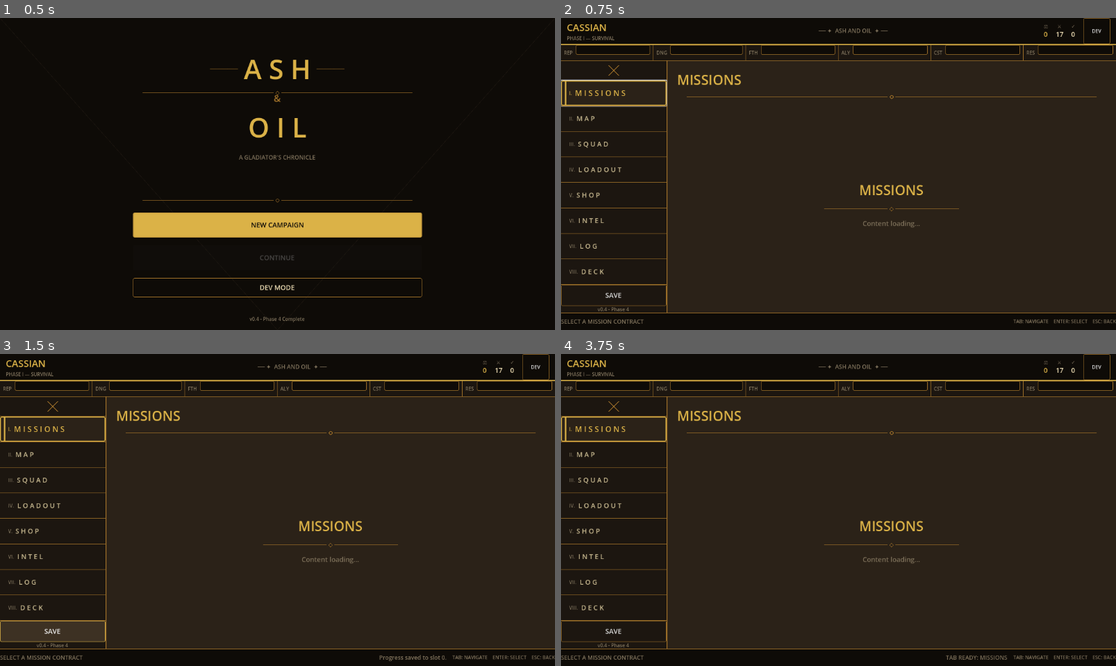
Above: before the commit, frames 1-4 (two rows, left to right).
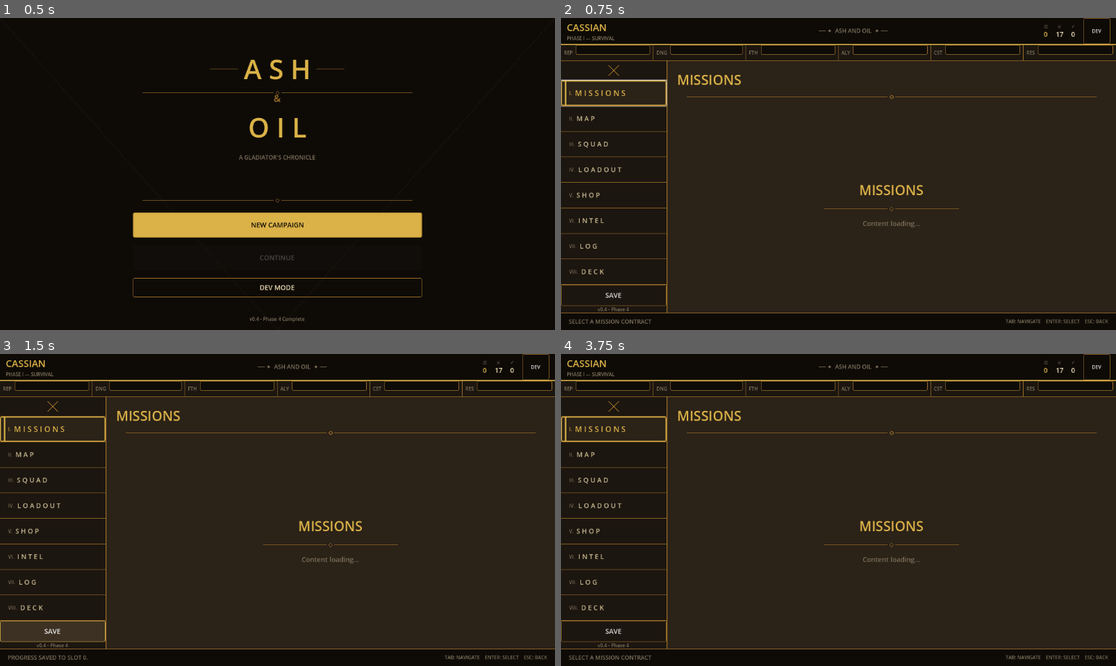
Above: after the commit, the same moments.

Repository: StoveGodCooks/ash-oil
Game: Godot game, scene res://scenes/Main.tscn
The game is run twice, just before and just after one commit, with the same random seed, the same clock (stepped at 60 frames per second) and the same inputs.
Inputs (mouse positions are in pixels of both pictures, inside the frame that each line leads up to):
- Up to frame 1 (0.5 s): no input
- Up to frame 2 (0.75 s): click "NEW CAMPAIGN" at 0.5 s
- Up to frame 3 (1.5 s): click "SAVE" at 1.25 s
- Up to frame 4 (3.75 s): click "DEV" at 2 s; click "Hub" at 2.75 s; click (616, 428) at 3.52 s

Frame 1 is identical in both runs. In frame 2, 0.3% of the frame differs, in the area x 0-100%, y 96-98%; in frame 3, 0.3%, in the area x 0-100%, y 96-99%; in frame 4, 0.3%.

Commit message:
style: Batch 2F — bottom bar hints and shortcuts

Diff:
--- a/scripts/ui/MainHub.gd
+++ b/scripts/ui/MainHub.gd
@@ -85,7 +85,6 @@
 
 var bottom_hint_label: Label
 var bottom_shortcut_label: Label
-var bottom_status_label: Label
 
 var selected_tab_index := 0
 var _runtime_hash := ""
@@ -455,10 +454,17 @@
 
 
 func _build_bottom_bar() -> void:
+	var pad := MarginContainer.new()
+	pad.size_flags_vertical = Control.SIZE_EXPAND_FILL
+	pad.add_theme_constant_override("margin_left", 16)
+	pad.add_theme_constant_override("margin_right", 16)
+	bottom_bar.add_child(pad)
+
 	var row := HBoxContainer.new()
+	row.alignment = BoxContainer.ALIGNMENT_CENTER
 	row.size_flags_vertical = Control.SIZE_EXPAND_FILL
 	row.add_theme_constant_override("separation", 12)
-	bottom_bar.add_child(row)
+	pad.add_child(row)
 
 	bottom_hint_label = Label.new()
 	bottom_hint_label.size_flags_horizontal = Control.SIZE_EXPAND_FILL
@@ -466,12 +472,6 @@
 	bottom_hint_label.add_theme_color_override("font_color", UITheme.CLR_MUTED)
 	bottom_hint_label.text = "SELECT A TAB TO BEGIN"
 	row.add_child(bottom_hint_label)
-
-	bottom_status_label = Label.new()
-	bottom_status_label.horizontal_alignment = HORIZONTAL_ALIGNMENT_CENTER
-	bottom_status_label.add_theme_font_size_override("font_size", UITheme.FONT_SIZE_CAPTION)
-	bottom_status_label.add_theme_color_override("font_color", UITheme.CLR_MUTED)
-	row.add_child(bottom_status_label)
 
 	bottom_shortcut_label = Label.new()
 	bottom_shortcut_label.add_theme_font_size_override("font_size", UITheme.FONT_SIZE_FINE)
@@ -519,7 +519,7 @@
 	var kind := str(tab_def.get("kind", "context"))
 	match kind:
 		"context":
-			bottom_status_label.text = "TAB READY: %s" % str(tab_def["label"])
+			pass
 		"scene":
 			_transition_to_scene(str(tab_def.get("scene", "")))
 		_:
@@ -534,7 +534,7 @@
 
 func _on_save_pressed() -> void:
 	SaveManager.save_game(0)
-	bottom_status_label.text = "Progress saved to slot 0."
+	bottom_hint_label.text = "PROGRESS SAVED TO SLOT 0."
 
 
 func _on_dev_pressed() -> void:
